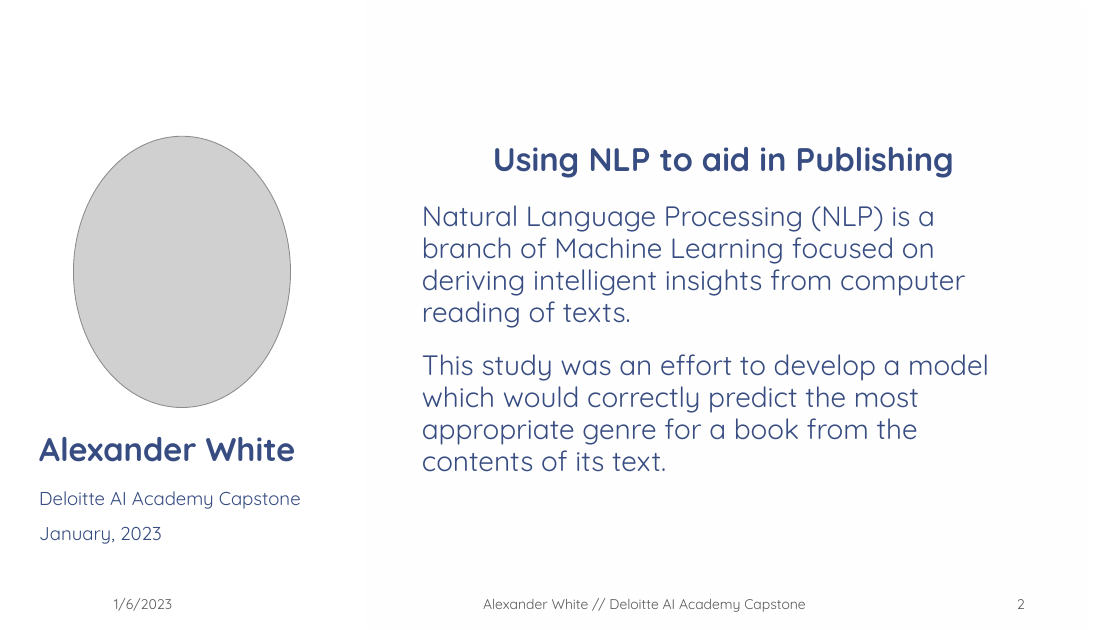
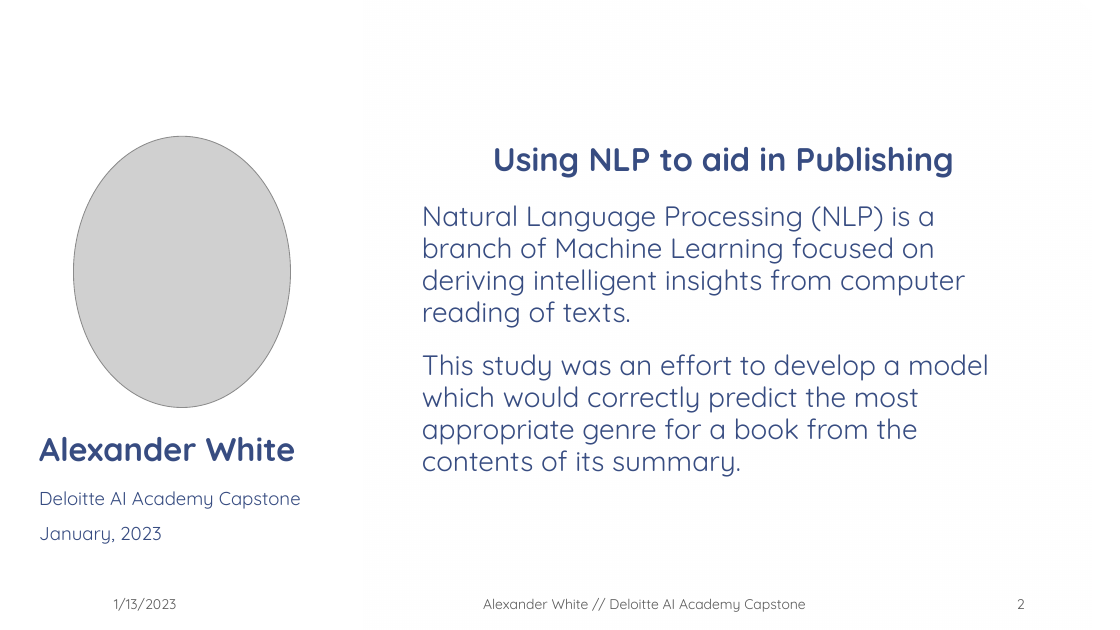
Before and after one commit to SolivagantAI/AI-Academy-Capstone, a slide deck: slide 2 of Presentations/Machine Learning in the Milieu.pptx. Drawn at 1120x630 pixels with LibreOffice and Linux fonts; fonts in the diff are those of the drawing; grey boxes stand for pictures; background and template pictures are left out. Boxes give left, top, right and bottom in pixels: in the first picture for what was removed or moved away, otherwise in the second. Text is boxed around its words. In the diff, an @@ line names an element or a change of style, - is before the commit and + after.

```diff
--- a/Presentations/Machine Learning in the Milieu.pptx
+++ b/Presentations/Machine Learning in the Milieu.pptx
@@ text at <box>422,354,989,477</box>: text changed @@
-This study was an effort to develop a model which would correctly predict the most appropriate genre for a book from the contents of its text.
+This study was an effort to develop a model which would correctly predict the most appropriate genre for a book from the contents of its summary.
@@ text at <box>114,598,177,611</box>: text changed @@
-1/6/2023
+1/13/2023
```
Also in this commit, not shown: 6 other slides changed, 6 slides added, 1 slide removed, 1 other file.
